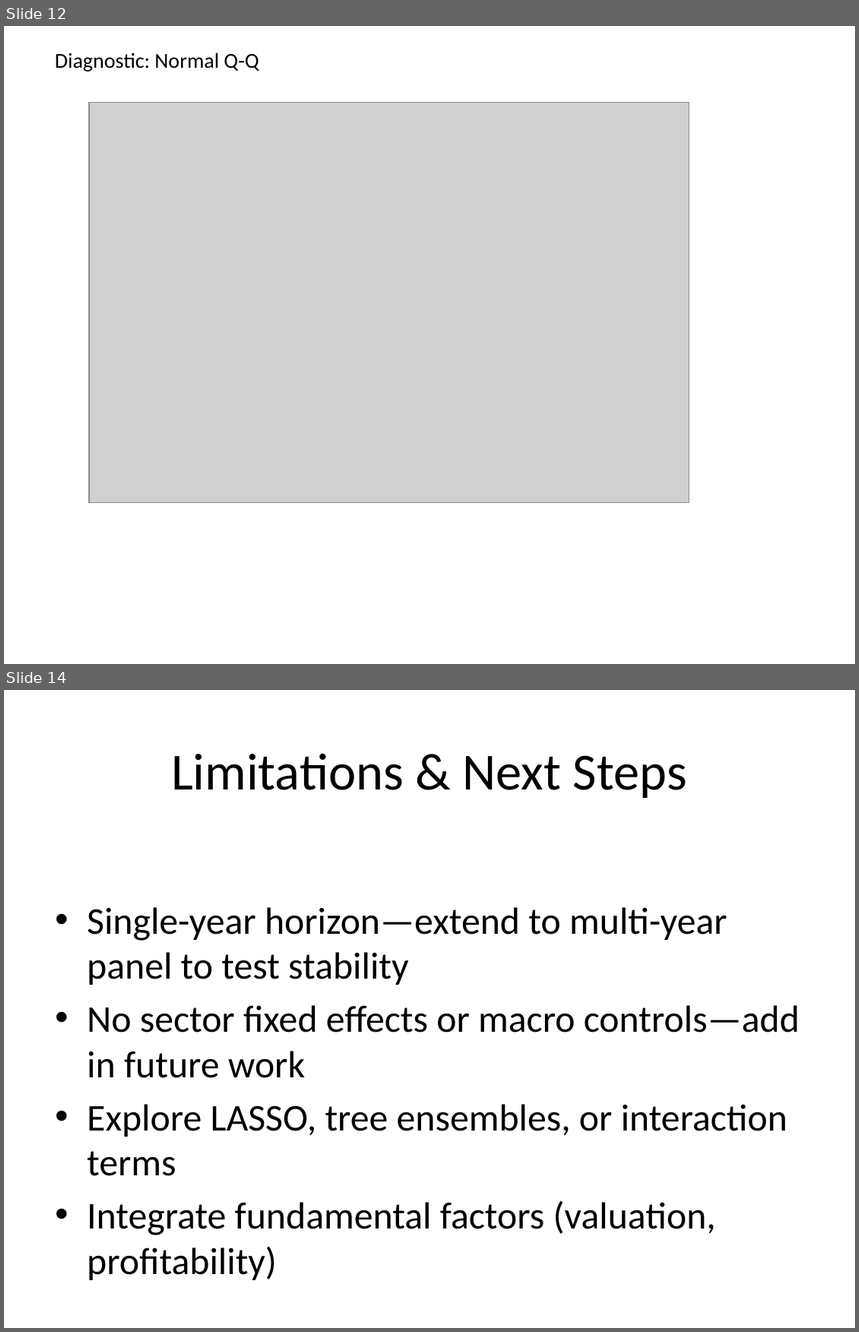
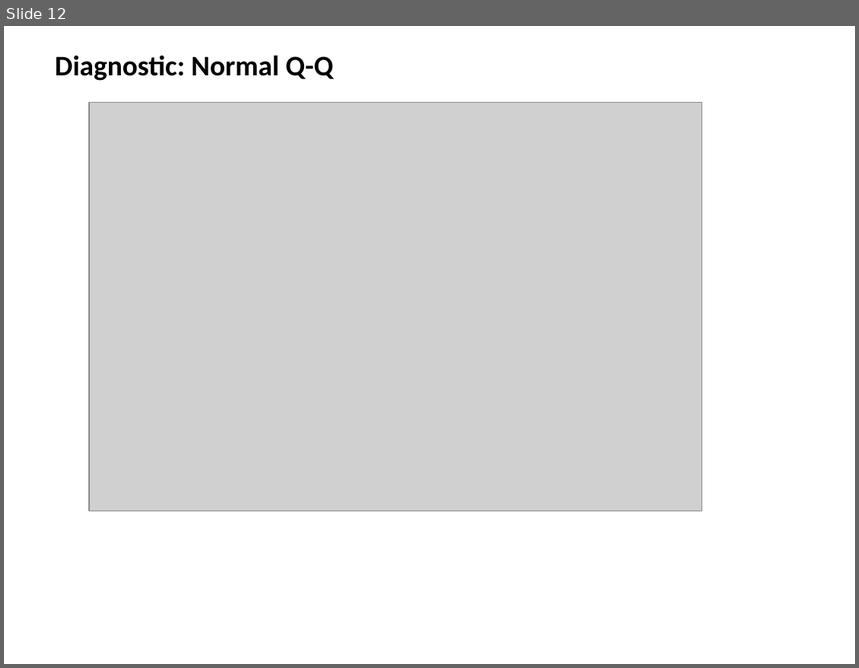
Before and after one commit to paullopes2004/RegressionCourseProject, a slide deck: reports/Regression_Project_Presentation.pptx. Shown one above the other, each under a label of ours: slides 12 and 14 before the commit, slide 12 after it; the slides between them are not shown. The pictures are 859x1332 and 859x668 pixels, drawn with LibreOffice and Linux fonts; fonts in the diff are those of the drawing; grey boxes stand for pictures. Boxes give left, top, right and bottom in pixels: in the first picture for what was removed or moved away, otherwise in the second. Text is boxed around its words. In the diff, an @@ line names an element or a change of style, - is before the commit and + after.

```diff
--- a/reports/Regression_Project_Presentation.pptx
+++ b/reports/Regression_Project_Presentation.pptx
@@ slide 14 removed at (x1=4, y1=690, x2=855, y2=1328), background #FFFFFF @@
@@ title removed at (x1=171, y1=753, x2=687, y2=798) @@
-Limitations & Next Steps
@@ text removed at (x1=87, y1=907, x2=800, y2=1281) @@
-• Single-year horizon—extend to multi-year panel to test stability
-• No sector fixed effects or macro controls—add in future work
-• Explore LASSO, tree ensembles, or interaction terms
-• Integrate fundamental factors (valuation, profitability)
@@ slide 12 changed as well @@
@@ text "Diagnostic: Normal Q-Q" at (x1=55, y1=55, x2=334, y2=81): size 18 to 24 pt, bold on @@
@@ picture resized from (x1=89, y1=103, x2=690, y2=503) to (x1=89, y1=103, x2=702, y2=511) @@
```
Also in this commit, not shown: 6 other slides changed, 11 slides added, 7 other slides removed.
